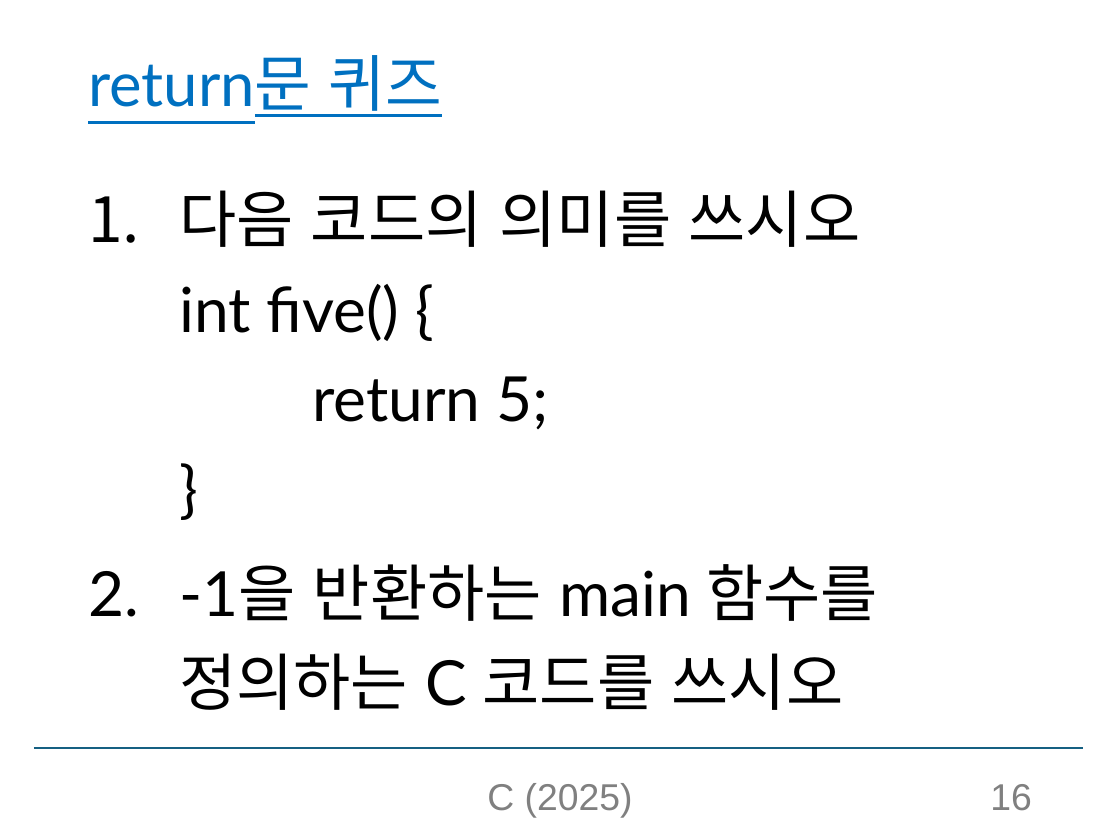
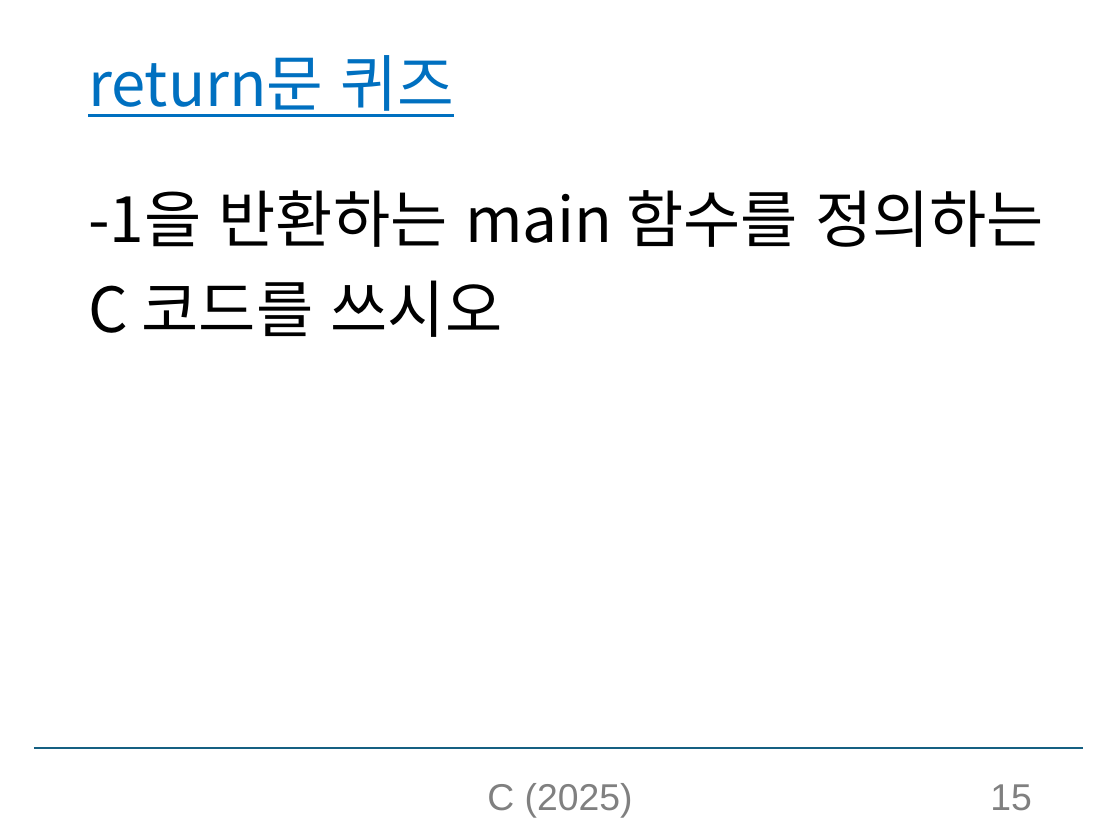
Before and after one commit to sunny1013/Computer-Programming-and-Practice-2025-1, a slide deck: slide 15 of C소개_실습제외.pptx (slide 16 before the commit). Drawn at 1120x840 pixels with LibreOffice and Linux fonts; fonts in the diff are those of the drawing. Boxes give left, top, right and bottom in pixels: in the first picture for what was removed or moved away, otherwise in the second. Text is boxed around its words. In the diff, an @@ line names an element or a change of style, - is before the commit and + after.

```diff
--- a/C소개_실습제외.pptx
+++ b/C소개_실습제외.pptx
@@ title "return문 퀴즈" at (x1=88, y1=55, x2=454, y2=117): font Lato to Noto Sans CJK KR @@
@@ text "-1을 반환하는 main 함수를 정의하는 ..." at (x1=88, y1=190, x2=1044, y2=337): font Lato to Noto Sans CJK KR; bullet 1. to none @@
@@ text at (x1=179, y1=190, x2=861, y2=429): paragraph removed @@
-1. 다음 코드의 의미를 쓰시오
-   int five() {
-   return 5;
-   }
@@ page number at (x1=990, y1=784, x2=1031, y2=811): text changed @@
-16
+15
```
Also in this commit, not shown: 104 other slides changed, 1 slide removed.
